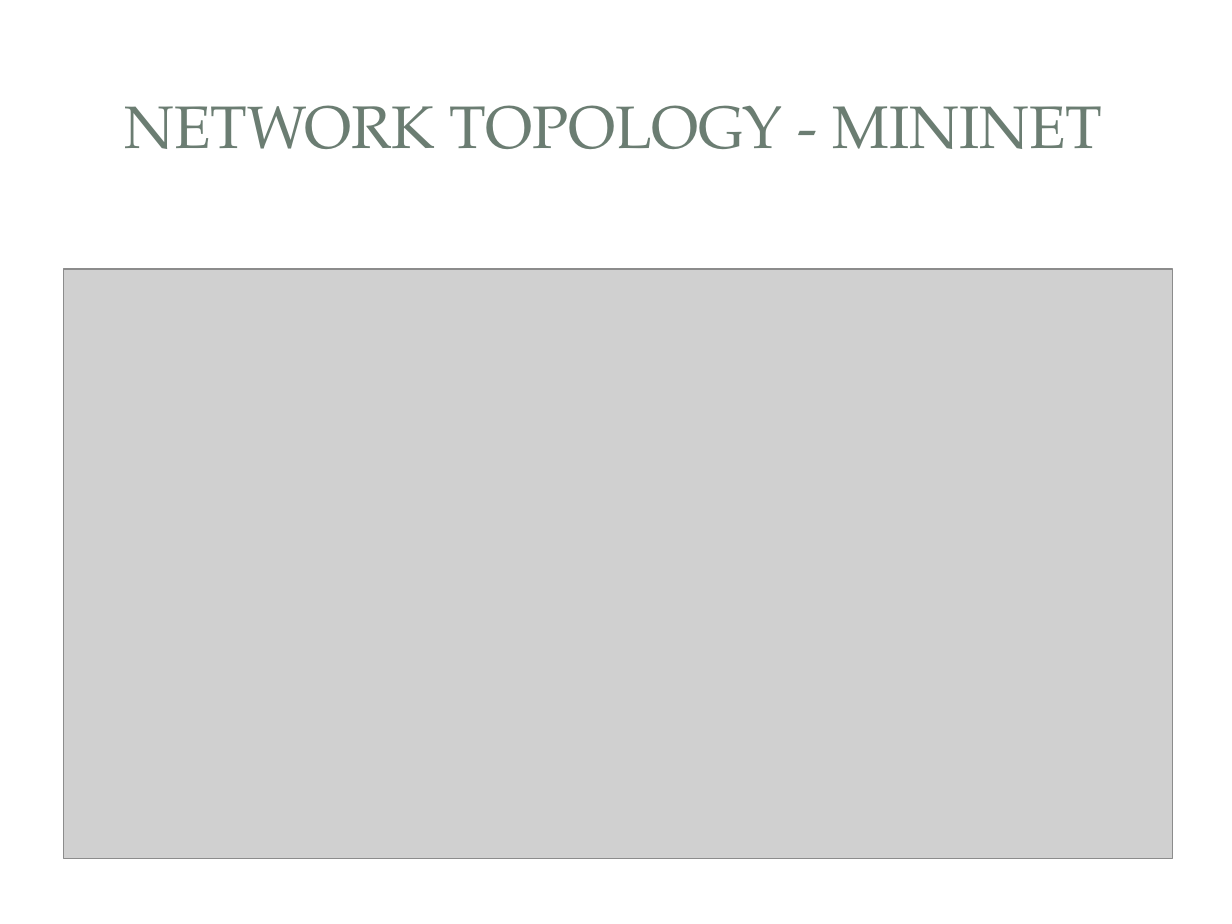
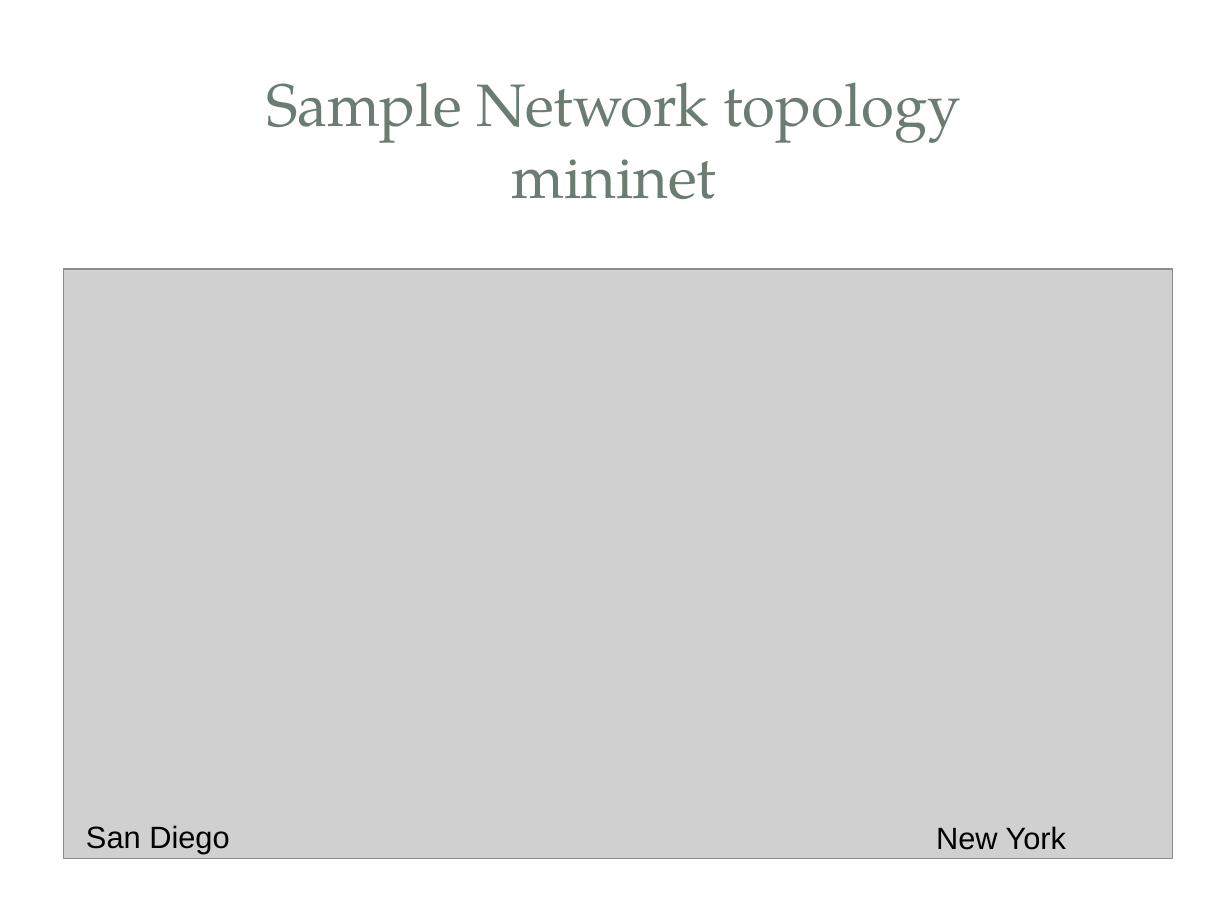
Before and after one commit to aasghari/cse223bFinalProject, a slide deck: slide 14 of finalReport/CSE233BFinalPPT.pptx (slide 4 before the commit). Drawn at 1232x924 pixels with LibreOffice and Linux fonts; fonts in the diff are those of the drawing; grey boxes stand for pictures; background and template pictures are left out. Boxes give left, top, right and bottom in pixels: in the first picture for what was removed or moved away, otherwise in the second. Text is boxed around its words. In the diff, an @@ line names an element or a change of style, - is before the commit and + after.

```diff
--- a/finalReport/CSE233BFinalPPT.pptx
+++ b/finalReport/CSE233BFinalPPT.pptx
@@ rectangle at box(37, 37, 1195, 216): fill #FFFFFF at 83% opacity to #FFFFFF @@
@@ text at box(266, 82, 961, 199): text changed @@
-NETWORK TOPOLOGY - MININET
+Sample Network topology
+mininet
@@ text added at box(86, 825, 229, 854), 18 pt, text #000000 @@
+San Diego
@@ text added at box(936, 826, 1066, 850), 18 pt, text #000000 @@
+New York
```
Also in this commit, not shown: 9 other slides changed, 5 slides added, 3 slides removed.
